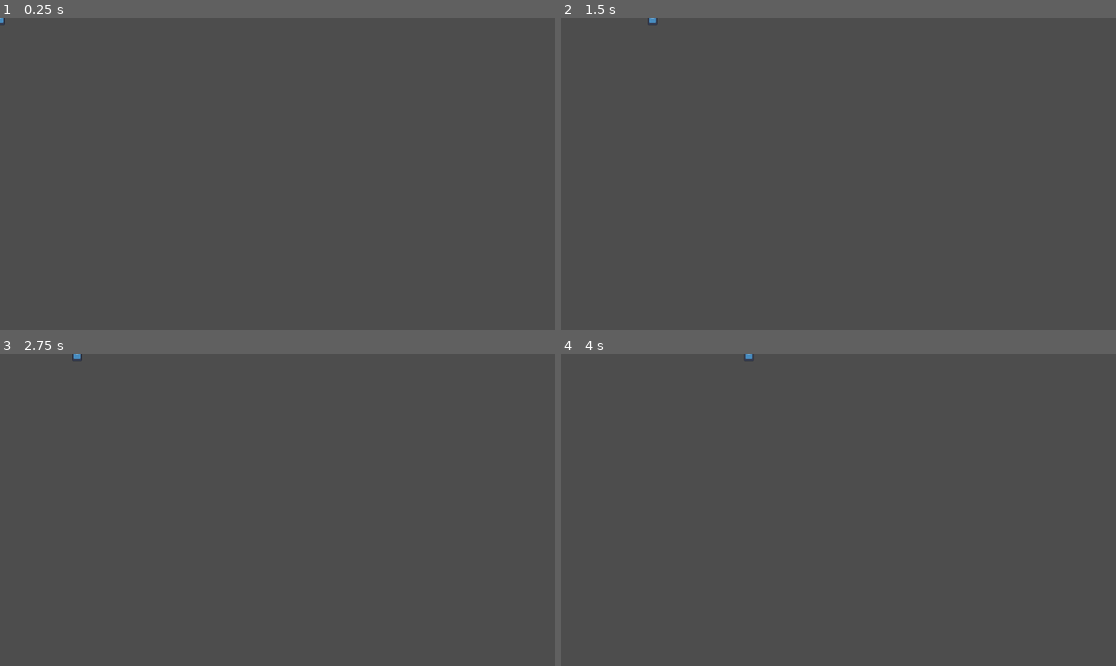
Above: before the commit, frames 1-4 (two rows, left to right).
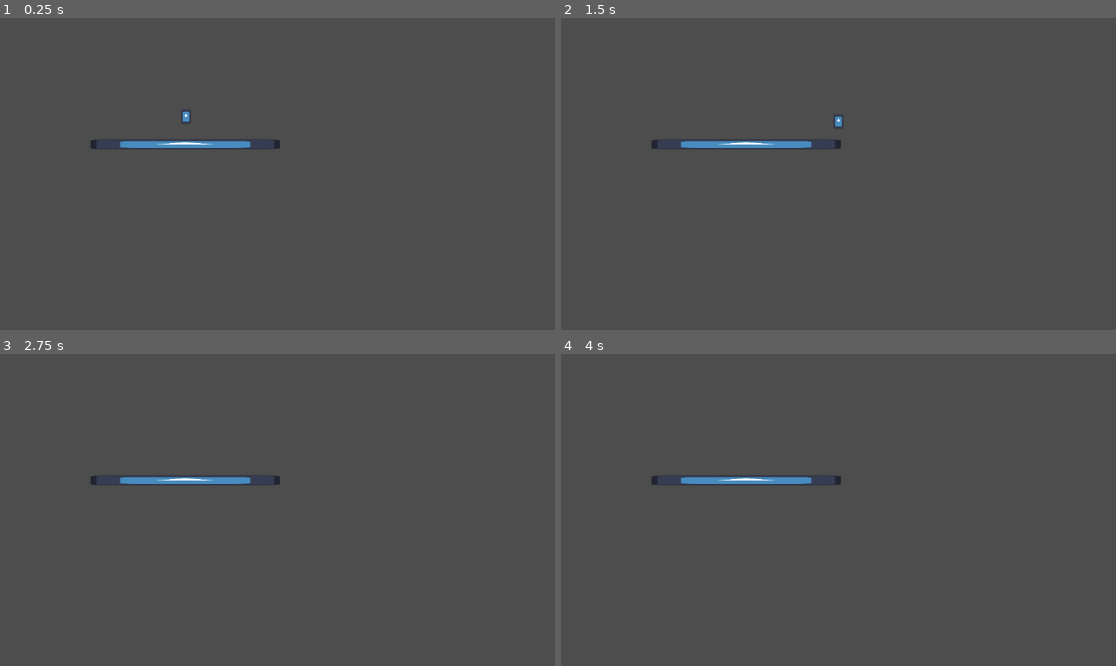
Above: after the commit, the same moments.

Repository: Nuc-En/jam-summer-2025
Game: Godot game, scene res://Stages/Test Level/test_level.tscn
Two runs of this game, one before a commit and one after it. Both use one fixed random seed, a clock stepped at 60 frames per second and the inputs below. The engine's default icon, where the game draws it, is replaced by a stand-in: a white triangle on a blue panel in a dark square.
Inputs:
- Up to frame 1 (0.25 s): no input
- Up to frame 2 (1.5 s): hold D (Right) from 0.53 s (still down); tap Space (Jump) at 0.6, 0.77, 1.07, 1.35 s; tap Enter at 1.25 s
- Up to frame 3 (2.75 s): tap Space (Jump) at 1.52, 1.82, 2.1 s; release D (Right) at 2.03 s; hold A (Left) from 2.03 s (still down)
- Up to frame 4 (4 s): tap Space (Jump) at 2.75, 2.85, 3.02, 3.32, 3.6, 3.77 s; release A (Left) at 2.78 s; hold D (Right) from 2.78 s (still down); tap Enter at 3.5 s

The runs differ from the first frame. In frame 1, 0.8% of the frame differs, in the area x 0-51%, y 0-43%; in frame 2, 0.8%, in the area x 15-51%, y 0-43%; in frame 3, 0.8%; in frame 4, 0.8%.

Commit message:
feat(player): добавил чуток новых методов мувмента

Diff:
--- a/Entities/Player/player.gd
+++ b/Entities/Player/player.gd
@@ -1,13 +1,54 @@
 extends CharacterBody2D
 
-@export var speed = 200
+@export var speed = 200.0
+const JUMP_VELOCITY = -450.0
+
+# Открытие механик
+@export var is_jump_unlocked = false
+@export var is_downwards_force_unlocked = false
+enum MovementUnlockStatus { MOVE_FREELY, MOVE_WITH_DOWNWARD_FORCE, STICK_TO_SURFACE }
+
+@export var current_unlock_status: MovementUnlockStatus = MovementUnlockStatus.MOVE_WITH_DOWNWARD_FORCE
+
 # Called when the node enters the scene tree for the first time.
 func _ready() -> void:
 	pass # Replace with function body.
 
-func _get_input():
+func _move_freely(input_direction: Vector2):
+	velocity = input_direction * speed
+
+func _move_with_downward_force(input_direction: Vector2, delta: float):
+	if Input.is_action_just_pressed("Jump") and is_on_floor():
+		velocity.y += JUMP_VELOCITY
+
+	if not is_on_floor():
+		velocity += get_gravity() * delta
+
+	if Input.is_action_pressed("Left"):
+		velocity.x = -speed
+	elif Input.is_action_pressed("Right"):
+		velocity.x = speed
+	else:
+		velocity = velocity.lerp(Vector2(0, velocity.y), 0.3)
+	_move_sticking_to_surface(input_direction)
+
+func _move_sticking_to_surface(input_direction: Vector2):
+	var collisions_count = get_slide_collision_count()
+	for i in range(collisions_count):
+		var collision = get_slide_collision(i)
+		var collider = collision.get_collider()
+		print(collider)
+	pass
+
+func _get_input(delta: float):
 	var input_direction = Input.get_vector("Left", "Right", "Up", "Down")
-	velocity = input_direction * speed
+	match current_unlock_status:
+		MovementUnlockStatus.MOVE_FREELY:
+			_move_freely(input_direction)
+		MovementUnlockStatus.MOVE_WITH_DOWNWARD_FORCE:
+			_move_with_downward_force(input_direction, delta)
+		MovementUnlockStatus.STICK_TO_SURFACE:
+			_move_sticking_to_surface(input_direction)
 
 
 
@@ -16,5 +57,5 @@
 	pass
 
 func _physics_process(delta: float) -> void:
-	_get_input()
+	_get_input(delta)
 	move_and_slide()
--- a/Stages/Test Level/test_level.tscn
+++ b/Stages/Test Level/test_level.tscn
@@ -1,7 +1,27 @@
-[gd_scene load_steps=2 format=3 uid="uid://dpxymmgdtw2n2"]
+[gd_scene load_steps=5 format=3 uid="uid://dpxymmgdtw2n2"]
 
 [ext_resource type="PackedScene" uid="uid://dqikjori1fflv" path="res://Entities/Player/player.tscn" id="1_yunf6"]
+[ext_resource type="Texture2D" uid="uid://byvislgejrbu" path="res://icon.svg" id="2_cg25j"]
+
+[sub_resource type="PhysicsMaterial" id="PhysicsMaterial_yunf6"]
+
+[sub_resource type="RectangleShape2D" id="RectangleShape2D_cg25j"]
+size = Vector2(394, 20)
 
 [node name="TestLevel" type="Node2D"]
 
 [node name="Player" parent="." instance=ExtResource("1_yunf6")]
+position = Vector2(386, 176)
+
+[node name="StaticBody2D" type="StaticBody2D" parent="."]
+position = Vector2(411, 262)
+physics_material_override = SubResource("PhysicsMaterial_yunf6")
+
+[node name="CollisionShape2D" type="CollisionShape2D" parent="StaticBody2D"]
+position = Vector2(-26, 0)
+shape = SubResource("RectangleShape2D_cg25j")
+
+[node name="Sprite2D" type="Sprite2D" parent="StaticBody2D"]
+position = Vector2(-26.5, 0.500006)
+scale = Vector2(3.07031, 0.164063)
+texture = ExtResource("2_cg25j")
